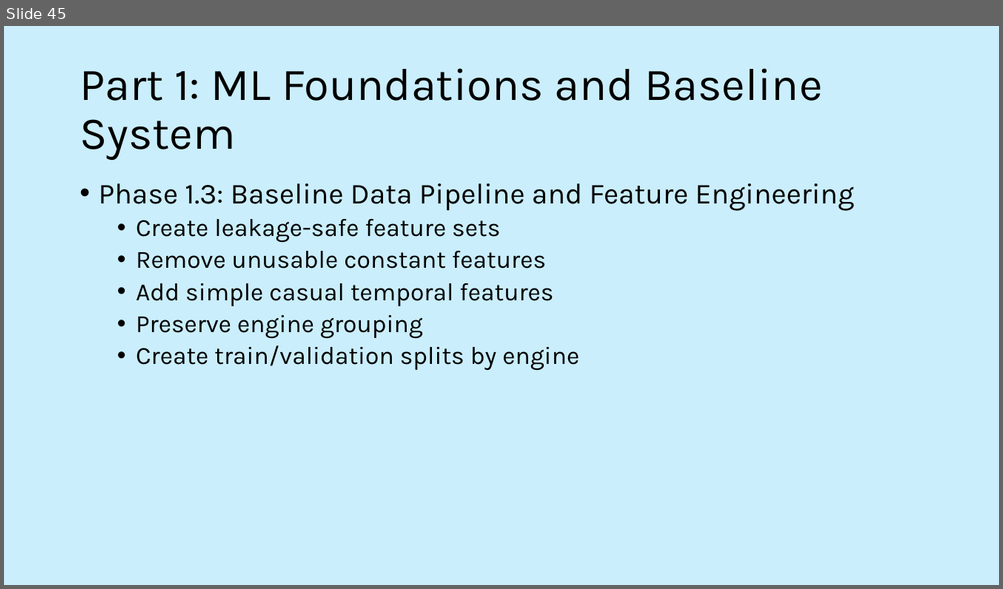
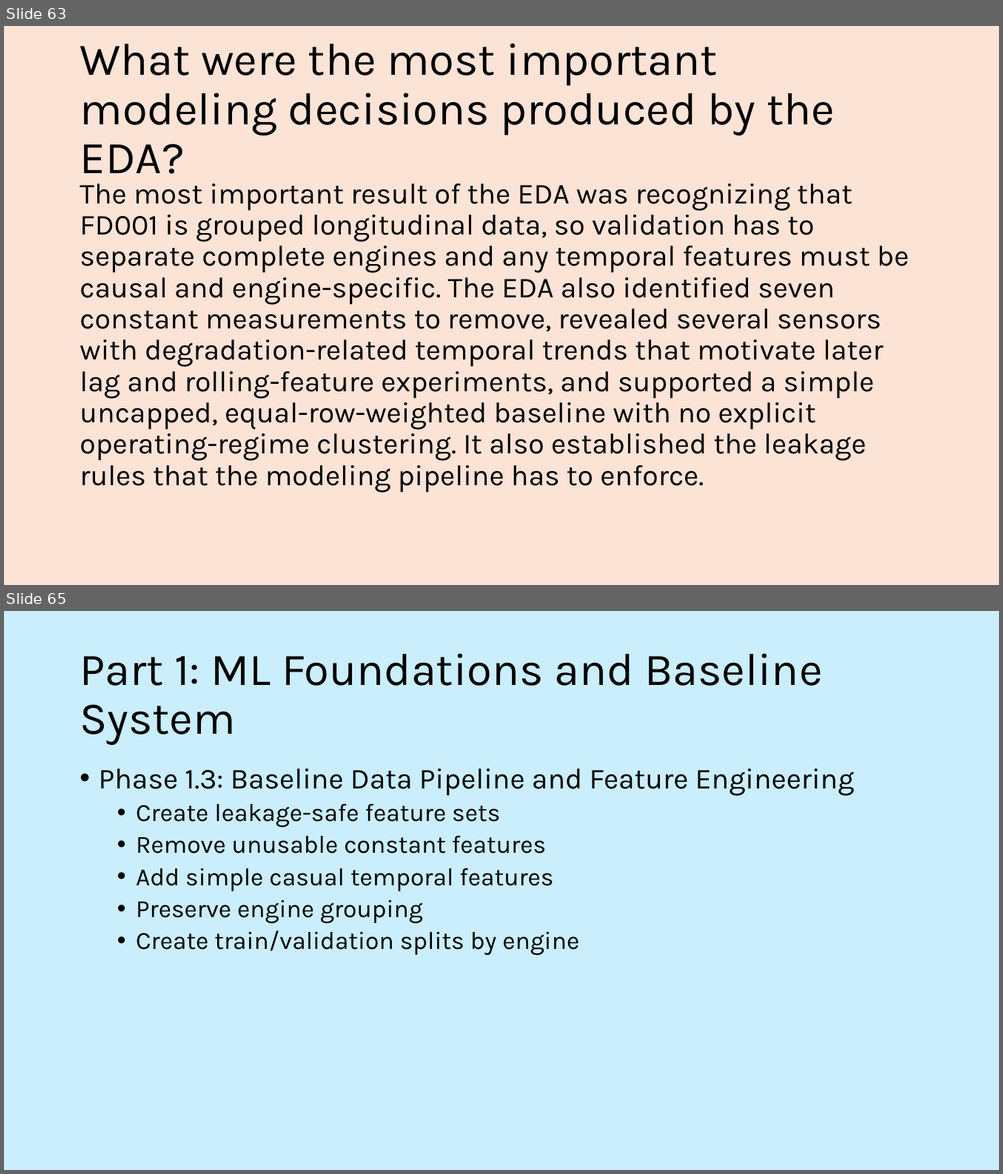
Before and after one commit to stuart-spackman/ml-predictive-maintenance-mlops, a slide deck: documents/active_recall.pptx. Shown one above the other, each under a label of ours: slide 45 before the commit, slides 63 and 65 after it; the slides between them are not shown. The pictures are 1003x589 and 1003x1174 pixels, drawn with LibreOffice and Linux fonts; fonts in the diff are those of the drawing. Boxes give left, top, right and bottom in pixels: in the first picture for what was removed or moved away, otherwise in the second. Text is boxed around its words. In the diff, an @@ line names an element or a change of style, - is before the commit and + after.

```diff
--- a/documents/active_recall.pptx
+++ b/documents/active_recall.pptx
@@ slide 63 added at (4,26,999,585), background #FBE3D6 @@
@@ title added at (79,43,834,184), 44 pt, text #000000 @@
+What were the most important modeling decisions produced by the EDA?
@@ text added at (79,184,908,493), 28 pt, text #000000 @@
+The most important result of the EDA was recognizing that FD001 is grouped longitudinal data, so validation has to separate complete engines and any temporal features must be causal and engine-specific. The EDA also identified seven constant measurements to remove, revealed several sensors with degradation-related temporal trends that motivate later lag and rolling-feature experiments, and supported a simple uncapped, equal-row-weighted baseline with no explicit operating-regime clustering. It also established the leakage rules that the modeling pipeline has to enforce.
@@ what was slide 45 is now slide 65 @@
```
Also in this commit, not shown: 37 slides changed, 36 other slides added, 3 slides removed, 14 other files.
